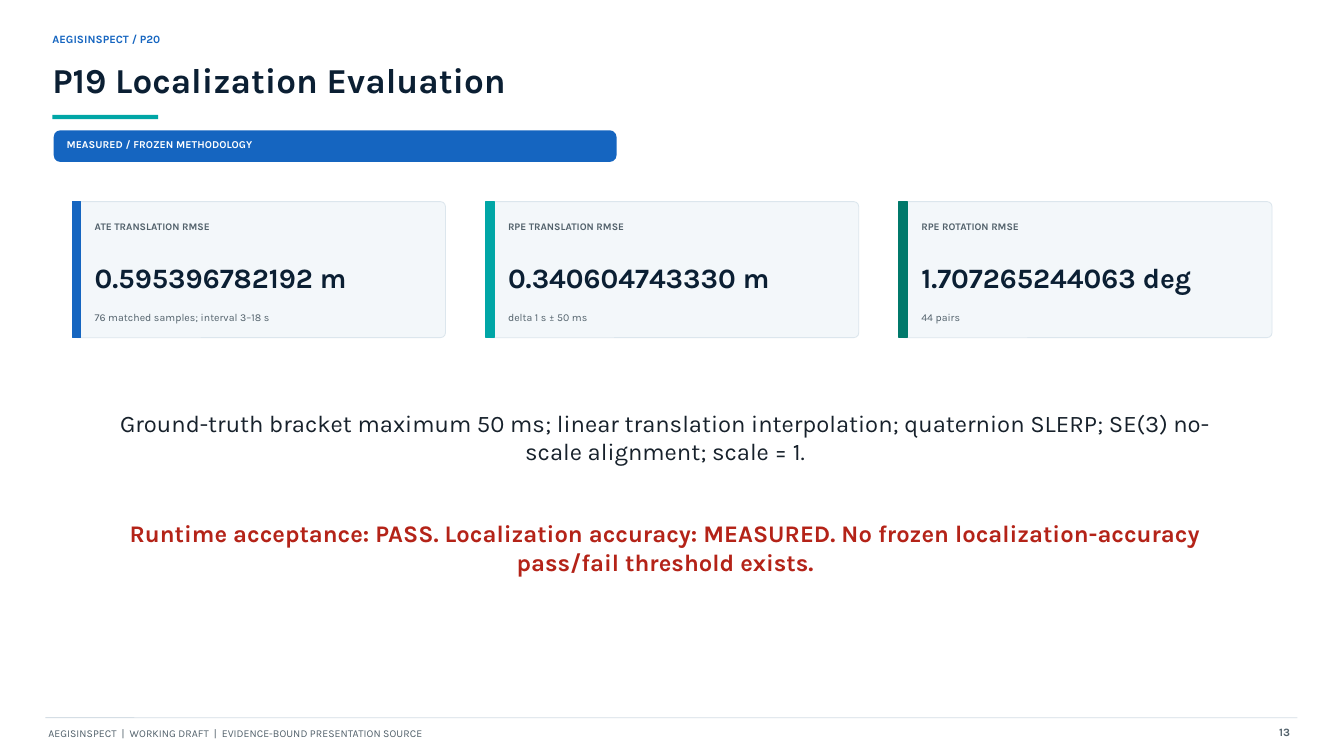
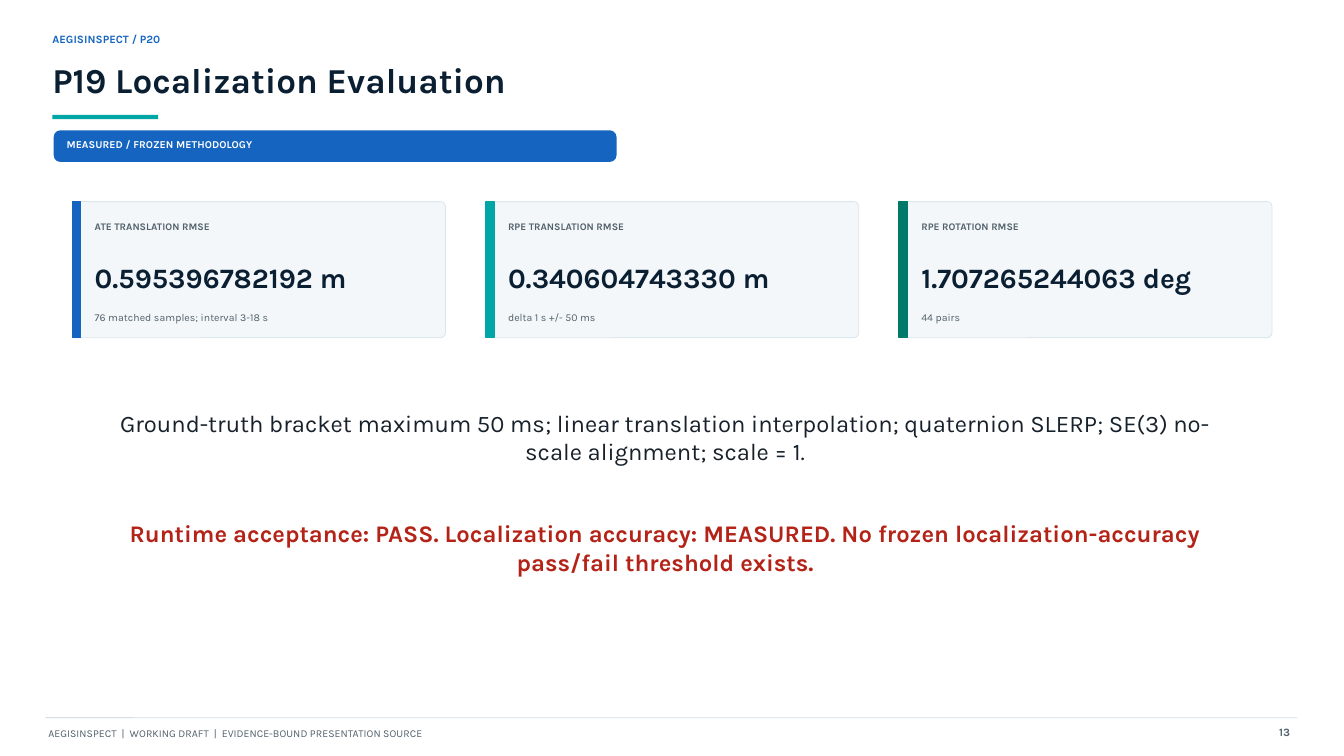
Before and after one commit to AritraAcherjee/autonomous-drone-infrastructure-inspection, a slide deck: slide 13 of outputs/presentation/AegisInspect_P20_working_draft.pptx. Drawn at 1344x756 pixels with LibreOffice and Linux fonts; fonts in the diff are those of the drawing. Boxes give left, top, right and bottom in pixels: in the first picture for what was removed or moved away, otherwise in the second. Text is boxed around its words. In the diff, an @@ line names an element or a change of style, - is before the commit and + after.

```diff
--- a/outputs/presentation/AegisInspect_P20_working_draft.pptx
+++ b/outputs/presentation/AegisInspect_P20_working_draft.pptx
@@ text at <box>95,314,269,324</box>: text changed @@
-76 matched samples; interval 3–18 s
+76 matched samples; interval 3-18 s
@@ text at <box>508,314,595,321</box>: text changed @@
-delta 1 s ± 50 ms
+delta 1 s +/- 50 ms
```
Also in this commit, not shown: 11 other slides changed, 2 slides added, 2 slides removed, 21 other files.
